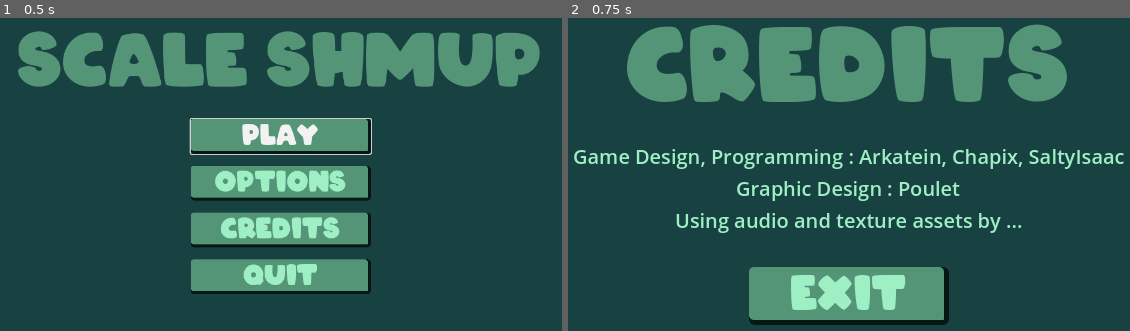
Above: before the commit, frames 1-2 (left to right).
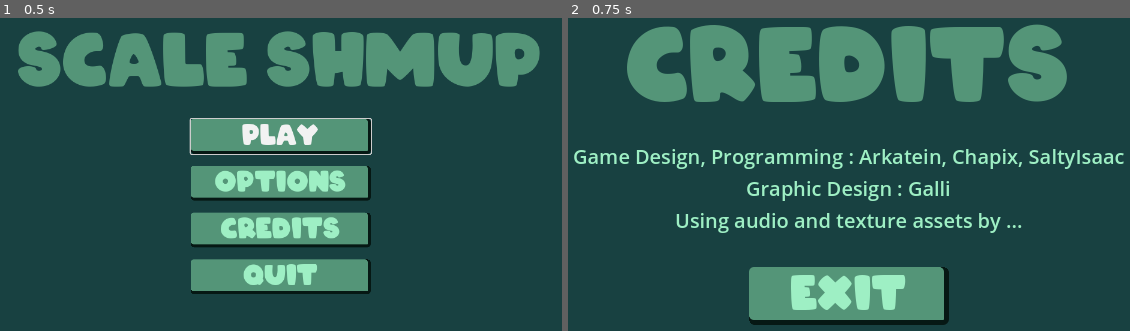
Above: after the commit, the same moments.

Repository: Isaac-SOL/ScaleShmup
Game: Godot game, scene res://scenes/menus/menu.tscn
The game is run twice, just before and just after one commit, with the same random seed, the same clock (stepped at 60 frames per second) and the same inputs.
Inputs:
- Up to frame 1 (0.5 s): no input
- Up to frame 2 (0.75 s): click "Credits" at 0.5 s

Frame 1 is identical in both runs. In frame 2, 1.1% of the frame differs, in the area x 30-70%, y 52-59%.

Commit message:
Adding cells objects

Diff:
--- /dev/null
+++ b/objects/cells/cell_1.tscn
@@ -0,0 +1,26 @@
+[gd_scene load_steps=4 format=3 uid="uid://cexumcv7w5yur"]
+
+[ext_resource type="PackedScene" uid="uid://dk1iyi3vx4sgj" path="res://objects/elements/atom_1.tscn" id="1_x15vk"]
+[ext_resource type="Texture2D" uid="uid://dxykijndfg3dv" path="res://assets/textures/cells/cellule_9.png" id="2_lu62j"]
+
+[sub_resource type="CapsuleShape2D" id="CapsuleShape2D_wrgdp"]
+radius = 55.959
+height = 208.038
+
+[node name="cell_1" instance=ExtResource("1_x15vk")]
+size = 16
+hp = 128
+
+[node name="Shadow" parent="." index="0"]
+scale = Vector2(6.225, 6.225)
+
+[node name="Sprite2D" parent="." index="1"]
+scale = Vector2(8, 8)
+texture = ExtResource("2_lu62j")
+
+[node name="CollisionShape2D" parent="." index="2"]
+position = Vector2(-1, -1)
+shape = SubResource("CapsuleShape2D_wrgdp")
+
+[node name="VisibleOnScreenNotifier2D" parent="." index="3"]
+scale = Vector2(14.16, 13.615)
--- /dev/null
+++ b/objects/cells/cell_10.tscn
@@ -0,0 +1,26 @@
+[gd_scene load_steps=4 format=3 uid="uid://dht01k5do7ua8"]
+
+[ext_resource type="PackedScene" uid="uid://dk1iyi3vx4sgj" path="res://objects/elements/atom_1.tscn" id="1_maepl"]
+[ext_resource type="Texture2D" uid="uid://b38o2ky0qyjkc" path="res://assets/textures/cells/cellule_8.png" id="2_2mxmh"]
+
+[sub_resource type="CircleShape2D" id="CircleShape2D_mglan"]
+radius = 203.002
+
+[node name="cell_10" instance=ExtResource("1_maepl")]
+size = 38
+hp = 275
+
+[node name="Shadow" parent="." index="0"]
+scale = Vector2(12.41, 12.41)
+
+[node name="Sprite2D" parent="." index="1"]
+position = Vector2(2, 7)
+scale = Vector2(14.5, 14.5)
+texture = ExtResource("2_2mxmh")
+
+[node name="CollisionShape2D" parent="." index="2"]
+rotation = 1.59227
+shape = SubResource("CircleShape2D_mglan")
+
+[node name="VisibleOnScreenNotifier2D" parent="." index="3"]
+scale = Vector2(26.235, 25.226)
--- /dev/null
+++ b/objects/cells/cell_11.tscn
@@ -0,0 +1,27 @@
+[gd_scene load_steps=4 format=3 uid="uid://dgrxxeqw174li"]
+
+[ext_resource type="PackedScene" uid="uid://dk1iyi3vx4sgj" path="res://objects/elements/atom_1.tscn" id="1_0n1xk"]
+[ext_resource type="Texture2D" uid="uid://kyf01qx0or6r" path="res://assets/textures/cells/cellule_11.png" id="2_6wkm4"]
+
+[sub_resource type="CapsuleShape2D" id="CapsuleShape2D_vjg5e"]
+radius = 138.94
+height = 432.197
+
+[node name="cell_11" instance=ExtResource("1_0n1xk")]
+size = 28
+hp = 225
+
+[node name="Shadow" parent="." index="0"]
+scale = Vector2(13.675, 13.675)
+
+[node name="Sprite2D" parent="." index="1"]
+scale = Vector2(12.5, 12.5)
+texture = ExtResource("2_6wkm4")
+
+[node name="CollisionShape2D" parent="." index="2"]
+position = Vector2(5, 7)
+rotation = 1.93659
+shape = SubResource("CapsuleShape2D_vjg5e")
+
+[node name="VisibleOnScreenNotifier2D" parent="." index="3"]
+scale = Vector2(27.405, 26.351)
--- /dev/null
+++ b/objects/cells/cell_2.tscn
@@ -0,0 +1,28 @@
+[gd_scene load_steps=4 format=3 uid="uid://bm5rnkt23gq5q"]
+
+[ext_resource type="PackedScene" uid="uid://dk1iyi3vx4sgj" path="res://objects/elements/atom_1.tscn" id="1_hhk04"]
+[ext_resource type="Texture2D" uid="uid://t1wlfcl76bir" path="res://assets/textures/cells/cellule_10.png" id="2_uuy7m"]
+
+[sub_resource type="CapsuleShape2D" id="CapsuleShape2D_yvpp6"]
+radius = 63.9806
+height = 179.841
+
+[node name="cell_2" instance=ExtResource("1_hhk04")]
+size = 16
+hp = 128
+
+[node name="Shadow" parent="." index="0"]
+scale = Vector2(5.615, 5.615)
+
+[node name="Sprite2D" parent="." index="1"]
+position = Vector2(-17, -6)
+scale = Vector2(8, 8)
+texture = ExtResource("2_uuy7m")
+
+[node name="CollisionShape2D" parent="." index="2"]
+position = Vector2(-1, -4)
+rotation = 3.14767
+shape = SubResource("CapsuleShape2D_yvpp6")
+
+[node name="VisibleOnScreenNotifier2D" parent="." index="3"]
+scale = Vector2(12.69, 12.202)
--- /dev/null
+++ b/objects/cells/cell_3.tscn
@@ -0,0 +1,25 @@
+[gd_scene load_steps=4 format=3 uid="uid://bak8eh7jscmsd"]
+
+[ext_resource type="PackedScene" uid="uid://dk1iyi3vx4sgj" path="res://objects/elements/atom_1.tscn" id="1_p2pvj"]
+[ext_resource type="Texture2D" uid="uid://bdo2mc0i7hreu" path="res://assets/textures/cells/cellule_1.png" id="2_cbve7"]
+
+[sub_resource type="CircleShape2D" id="CircleShape2D_q7bsp"]
+radius = 149.121
+
+[node name="cell_3" instance=ExtResource("1_p2pvj")]
+size = 24
+hp = 200
+
+[node name="Shadow" parent="." index="0"]
+scale = Vector2(12.275, 12.275)
+
+[node name="Sprite2D" parent="." index="1"]
+position = Vector2(-15, -6)
+scale = Vector2(12, 12)
+texture = ExtResource("2_cbve7")
+
+[node name="CollisionShape2D" parent="." index="2"]
+shape = SubResource("CircleShape2D_q7bsp")
+
+[node name="VisibleOnScreenNotifier2D" parent="." index="3"]
+scale = Vector2(23.725, 22.812)
--- /dev/null
+++ b/objects/cells/cell_4.tscn
@@ -0,0 +1,36 @@
+[gd_scene load_steps=5 format=3 uid="uid://6dwiaffkixg0"]
+
+[ext_resource type="PackedScene" uid="uid://dk1iyi3vx4sgj" path="res://objects/elements/atom_1.tscn" id="1_dmi53"]
+[ext_resource type="Texture2D" uid="uid://dn0lfbhhe5tdv" path="res://assets/textures/cells/cellule_2.png" id="2_a3tmu"]
+
+[sub_resource type="CapsuleShape2D" id="CapsuleShape2D_huukg"]
+radius = 68.9437
+height = 241.997
+
+[sub_resource type="CapsuleShape2D" id="CapsuleShape2D_t48t6"]
+radius = 53.0332
+height = 106.066
+
+[node name="cell_4" instance=ExtResource("1_dmi53")]
+size = 24
+hp = 200
+
+[node name="Shadow" parent="." index="0"]
+scale = Vector2(9.29, 9.29)
+
+[node name="Sprite2D" parent="." index="1"]
+position = Vector2(-2, -13)
+scale = Vector2(12, 12)
+texture = ExtResource("2_a3tmu")
+
+[node name="CollisionShape2D" parent="." index="2"]
+position = Vector2(1, 20)
+shape = SubResource("CapsuleShape2D_huukg")
+
+[node name="CollisionShape2D2" type="CollisionShape2D" parent="." index="3"]
+position = Vector2(-27, -77)
+rotation = 3.12918
+shape = SubResource("CapsuleShape2D_t48t6")
+
+[node name="VisibleOnScreenNotifier2D" parent="." index="4"]
+scale = Vector2(18.535, 17.822)
--- /dev/null
+++ b/objects/cells/cell_5.tscn
@@ -0,0 +1,28 @@
+[gd_scene load_steps=4 format=3 uid="uid://c044wjyytvawy"]
+
+[ext_resource type="PackedScene" uid="uid://dk1iyi3vx4sgj" path="res://objects/elements/atom_1.tscn" id="1_ha0na"]
+[ext_resource type="Texture2D" uid="uid://n80gntx4ojwb" path="res://assets/textures/cells/cellule_3.png" id="2_lbncg"]
+
+[sub_resource type="CapsuleShape2D" id="CapsuleShape2D_lqo3w"]
+radius = 116.978
+height = 307.996
+
+[node name="cell_5" instance=ExtResource("1_ha0na")]
+size = 24
+hp = 200
+
+[node name="Shadow" parent="." index="0"]
+scale = Vector2(9.11, 9.11)
+
+[node name="Sprite2D" parent="." index="1"]
+position = Vector2(-14, 0)
+scale = Vector2(12, 12)
+texture = ExtResource("2_lbncg")
+
+[node name="CollisionShape2D" parent="." index="2"]
+position = Vector2(-1, -6)
+rotation = 1.767
+shape = SubResource("CapsuleShape2D_lqo3w")
+
+[node name="VisibleOnScreenNotifier2D" parent="." index="3"]
+scale = Vector2(20.16, 19.385)
--- /dev/null
+++ b/objects/cells/cell_6.tscn
@@ -0,0 +1,27 @@
+[gd_scene load_steps=4 format=3 uid="uid://dcq1dsfnl3aaj"]
+
+[ext_resource type="PackedScene" uid="uid://dk1iyi3vx4sgj" path="res://objects/elements/atom_1.tscn" id="1_7u4ka"]
+[ext_resource type="Texture2D" uid="uid://dpfg2xulnmow7" path="res://assets/textures/cells/cellule_4.png" id="2_mp2if"]
+
+[sub_resource type="CapsuleShape2D" id="CapsuleShape2D_qsx3n"]
+radius = 91.1343
+height = 293.127
+
+[node name="cell_6" instance=ExtResource("1_7u4ka")]
+size = 24
+hp = 200
+
+[node name="Shadow" parent="." index="0"]
+scale = Vector2(9.03, 9.03)
+
+[node name="Sprite2D" parent="." index="1"]
+position = Vector2(1, -4)
+scale = Vector2(12, 12)
+texture = ExtResource("2_mp2if")
+
+[node name="CollisionShape2D" parent="." index="2"]
+rotation = 1.90908
+shape = SubResource("CapsuleShape2D_qsx3n")
+
+[node name="VisibleOnScreenNotifier2D" parent="." index="3"]
+scale = Vector2(19.06, 18.327)
--- /dev/null
+++ b/objects/cells/cell_7.tscn
@@ -0,0 +1,24 @@
+[gd_scene load_steps=4 format=3 uid="uid://xyb0n6bbr31e"]
+
+[ext_resource type="PackedScene" uid="uid://dk1iyi3vx4sgj" path="res://objects/elements/atom_1.tscn" id="1_1l81t"]
+[ext_resource type="Texture2D" uid="uid://bdkclqwrgc5x5" path="res://assets/textures/cells/cellule_5.png" id="2_thngm"]
+
+[sub_resource type="CircleShape2D" id="CircleShape2D_6b816"]
+radius = 153.209
+
+[node name="cell_7" instance=ExtResource("1_1l81t")]
+size = 32
+hp = 250
+
+[node name="Shadow" parent="." index="0"]
+scale = Vector2(9.55, 9.55)
+
+[node name="Sprite2D" parent="." index="1"]
+scale = Vector2(14, 14)
+texture = ExtResource("2_thngm")
+
+[node name="CollisionShape2D" parent="." index="2"]
+shape = SubResource("CircleShape2D_6b816")
+
+[node name="VisibleOnScreenNotifier2D" parent="." index="3"]
+scale = Vector2(19.735, 18.976)
--- /dev/null
+++ b/objects/cells/cell_8.tscn
@@ -0,0 +1,26 @@
+[gd_scene load_steps=4 format=3 uid="uid://bq8kredyq0xsk"]
+
+[ext_resource type="PackedScene" uid="uid://dk1iyi3vx4sgj" path="res://objects/elements/atom_1.tscn" id="1_huklv"]
+[ext_resource type="Texture2D" uid="uid://cq2yn64hthkpc" path="res://assets/textures/cells/cellule_6.png" id="2_5vkvh"]
+
+[sub_resource type="CapsuleShape2D" id="CapsuleShape2D_r1pqx"]
+radius = 128.172
+height = 349.517
+
+[node name="cell_8" instance=ExtResource("1_huklv")]
+size = 32
+
+[node name="Shadow" parent="." index="0"]
+scale = Vector2(10.2, 10.2)
+
+[node name="Sprite2D" parent="." index="1"]
+scale = Vector2(14, 14)
+texture = ExtResource("2_5vkvh")
+
+[node name="CollisionShape2D" parent="." index="2"]
+position = Vector2(2, 0)
+rotation = 2.99154
+shape = SubResource("CapsuleShape2D_r1pqx")
+
+[node name="VisibleOnScreenNotifier2D" parent="." index="3"]
+scale = Vector2(21.815, 20.976)
--- /dev/null
+++ b/objects/cells/cell_9.tscn
@@ -0,0 +1,26 @@
+[gd_scene load_steps=4 format=3 uid="uid://7c75qi6ihe64"]
+
+[ext_resource type="PackedScene" uid="uid://dk1iyi3vx4sgj" path="res://objects/elements/atom_1.tscn" id="1_t1uao"]
+[ext_resource type="Texture2D" uid="uid://cuyle87gicq4s" path="res://assets/textures/cells/cellule_7.png" id="2_odctc"]
+
+[sub_resource type="CircleShape2D" id="CircleShape2D_qo7hl"]
+radius = 184.003
+
+[node name="cell_9" instance=ExtResource("1_t1uao")]
+size = 38
+hp = 275
+
+[node name="Shadow" parent="." index="0"]
+scale = Vector2(10.7, 10.7)
+
+[node name="Sprite2D" parent="." index="1"]
+position = Vector2(-10, 0)
+scale = Vector2(14.5, 14.5)
+texture = ExtResource("2_odctc")
+
+[node name="CollisionShape2D" parent="." index="2"]
+rotation = 1.57108
+shape = SubResource("CircleShape2D_qo7hl")
+
+[node name="VisibleOnScreenNotifier2D" parent="." index="3"]
+scale = Vector2(21.93, 21.087)
--- a/objects/elements/atom_1.tscn
+++ b/objects/elements/atom_1.tscn
@@ -15,8 +15,8 @@
 fill_to = Vector2(0.5, 0)
 
 [sub_resource type="CapsuleShape2D" id="CapsuleShape2D_fdnrd"]
-radius = 16.0
-height = 43.9994
+radius = 12.649
+height = 46.8155
 
 [node name="Atom" type="Area2D"]
 collision_layer = 4
@@ -37,7 +37,7 @@
 
 [node name="CollisionShape2D" type="CollisionShape2D" parent="."]
 position = Vector2(-1, 1)
-rotation = 1.57584
+rotation = 1.87151
 shape = SubResource("CapsuleShape2D_fdnrd")
 
 [node name="VisibleOnScreenNotifier2D" type="VisibleOnScreenNotifier2D" parent="."]
--- a/objects/elements/molecule_1.tscn
+++ b/objects/elements/molecule_1.tscn
@@ -6,7 +6,7 @@
 [sub_resource type="CircleShape2D" id="CircleShape2D_svt6e"]
 radius = 9.0
 
-[node name="Molecule" instance=ExtResource("1_3ho76")]
+[node name="Molecule2" instance=ExtResource("1_3ho76")]
 size = 3
 hp = 24
 
--- a/objects/elements/molecule_2.tscn
+++ b/objects/elements/molecule_2.tscn
@@ -3,7 +3,7 @@
 [ext_resource type="PackedScene" uid="uid://gpfmxd2mfrkn" path="res://objects/elements/molecule_1.tscn" id="1_4hv71"]
 [ext_resource type="Texture2D" uid="uid://bhsvn7l0jujj1" path="res://assets/textures/elements/sprite_molecule_5.png" id="2_sier2"]
 
-[node name="Molecule" instance=ExtResource("1_4hv71")]
+[node name="Molecule2" instance=ExtResource("1_4hv71")]
 
 [node name="Sprite2D" parent="." index="1"]
 position = Vector2(0, 0)
@@ -12,6 +12,7 @@
 
 [node name="CollisionShape2D" parent="." index="2"]
 position = Vector2(0, -12)
+rotation = 1.5708
 
 [node name="CollisionShape2D2" parent="." index="3"]
 position = Vector2(-19, 9)
--- a/objects/elements/molecule_6.tscn
+++ b/objects/elements/molecule_6.tscn
@@ -16,8 +16,8 @@
 height = 123.253
 
 [node name="molecule_6" instance=ExtResource("1_xl7cn")]
-size = 8
-hp = 64
+size = 6
+hp = 48
 
 [node name="Shadow" parent="." index="0"]
 scale = Vector2(6.435, 6.435)
--- a/objects/elements/molecule_8.tscn
+++ b/objects/elements/molecule_8.tscn
@@ -16,6 +16,8 @@
 height = 66.2515
 
 [node name="molecule_8" instance=ExtResource("1_xj0lx")]
+size = 8
+hp = 64
 
 [node name="Shadow" parent="." index="0"]
 scale = Vector2(6.1, 6.1)
--- /dev/null
+++ b/objects/elements/molecule_9.tscn
@@ -0,0 +1,36 @@
+[gd_scene load_steps=5 format=3 uid="uid://mqa1crc6dmom"]
+
+[ext_resource type="PackedScene" uid="uid://dk1iyi3vx4sgj" path="res://objects/elements/atom_1.tscn" id="1_2s4xh"]
+[ext_resource type="Texture2D" uid="uid://cyx5qbttv5yuh" path="res://assets/textures/elements/molecule_9.png" id="2_ugdld"]
+
+[sub_resource type="CapsuleShape2D" id="CapsuleShape2D_otr2h"]
+radius = 11.3877
+height = 53.8141
+
+[sub_resource type="CapsuleShape2D" id="CapsuleShape2D_5if7h"]
+radius = 10.0481
+height = 32.2183
+
+[node name="molecule_9" instance=ExtResource("1_2s4xh")]
+size = 3
+hp = 24
+
+[node name="Shadow" parent="." index="0"]
+scale = Vector2(1.82, 1.82)
+
+[node name="Sprite2D" parent="." index="1"]
+scale = Vector2(3, 3)
+texture = ExtResource("2_ugdld")
+
+[node name="CollisionShape2D" parent="." index="2"]
+position = Vector2(-8, -1)
+rotation = 0.536197
+shape = SubResource("CapsuleShape2D_otr2h")
+
+[node name="CollisionShape2D2" type="CollisionShape2D" parent="." index="3"]
+position = Vector2(15, 1)
+rotation = 1.65146
+shape = SubResource("CapsuleShape2D_5if7h")
+
+[node name="VisibleOnScreenNotifier2D" parent="." index="4"]
+scale = Vector2(4.25, 4.087)
--- a/scenes/menus/credits.tscn
+++ b/scenes/menus/credits.tscn
@@ -94,7 +94,7 @@
 size_flags_horizontal = 0
 theme = ExtResource("2_l8yri")
 theme_override_colors/font_color = Color(0.619608, 0.937255, 0.768627, 1)
-text = "Graphic Design : Poulet"
+text = "Graphic Design : Galli"
 horizontal_alignment = 1
 autowrap_mode = 3
 
--- a/scenes/menus/victory_screen.tscn
+++ b/scenes/menus/victory_screen.tscn
@@ -1,9 +1,8 @@
-[gd_scene load_steps=13 format=3 uid="uid://72qg1qjaa2jj"]
+[gd_scene load_steps=12 format=3 uid="uid://72qg1qjaa2jj"]
 
-[ext_resource type="FontFile" uid="uid://5fimeku4rxm8" path="res://assets/fonts/staypuft/StayPuft.ttf" id="1_l2iax"]
 [ext_resource type="Script" path="res://scripts/menus/victory_screen.gd" id="1_qp7ta"]
+[ext_resource type="FontFile" uid="uid://bttgrhv6x14xj" path="res://assets/fonts/arco/ARCO.ttf" id="2_rkirt"]
 [ext_resource type="Theme" uid="uid://t6cgffi5rwf8" path="res://assets/fonts/credits_theme.tres" id="3_awuw4"]
-[ext_resource type="FontFile" uid="uid://yybrduxftfy8" path="res://assets/fonts/seventeen-deon/seventeen_Déon.ttf" id="4_krsok"]
 [ext_resource type="StyleBox" uid="uid://cln15kpjcsiss" path="res://imports/style_box_normal.tres" id="4_uib5y"]
 [ext_resource type="StyleBox" uid="uid://ddmyelf7ggrso" path="res://imports/style_box_hover.tres" id="5_bfd5a"]
 [ext_resource type="StyleBox" uid="uid://b3p1lms34esoy" path="res://imports/style_box_click.tres" id="6_ox604"]
@@ -12,19 +11,19 @@
 default_font_size = 75
 
 [sub_resource type="Theme" id="Theme_00c1f"]
-default_font = ExtResource("1_l2iax")
+default_font = ExtResource("2_rkirt")
 default_font_size = 50
 
 [sub_resource type="Theme" id="Theme_1s3oo"]
-default_font = ExtResource("1_l2iax")
-default_font_size = 35
+default_font = ExtResource("2_rkirt")
+default_font_size = 25
 
 [sub_resource type="Theme" id="Theme_sndue"]
-default_font = ExtResource("1_l2iax")
+default_font = ExtResource("2_rkirt")
 default_font_size = 30
 
 [sub_resource type="Theme" id="Theme_kjmy1"]
-default_font = ExtResource("4_krsok")
+default_font = ExtResource("2_rkirt")
 default_font_size = 30
 
 [node name="victory_screen" type="Control"]
@@ -43,7 +42,7 @@
 anchor_bottom = 1.0
 grow_horizontal = 2
 grow_vertical = 2
-color = Color(0.129412, 0.0588235, 0.0117647, 1)
+color = Color(0.0941176, 0.254902, 0.254902, 1)
 
 [node name="MarginContainer" type="MarginContainer" parent="."]
 layout_mode = 1
@@ -67,7 +66,7 @@
 layout_mode = 2
 size_flags_horizontal = 4
 theme = SubResource("Theme_00c1f")
-theme_override_colors/font_color = Color(0.992157, 0.509804, 0.32549, 1)
+theme_override_colors/font_color = Color(0.329412, 0.584314, 0.470588, 1)
 text = "Congratulations!"
 horizontal_alignment = 1
 
@@ -78,15 +77,15 @@
 layout_mode = 2
 size_flags_horizontal = 4
 theme = SubResource("Theme_1s3oo")
-theme_override_colors/font_color = Color(0.992157, 0.509804, 0.32549, 1)
-text = "You have banished the ghost in "
+theme_override_colors/font_color = Color(0.329412, 0.584314, 0.470588, 1)
+text = "You have finished the game in "
 horizontal_alignment = 1
 
 [node name="Label2" type="Label" parent="MarginContainer/VBoxContainer2/HBoxContainer/VBoxContainer"]
 layout_mode = 2
 size_flags_horizontal = 4
 theme = SubResource("Theme_1s3oo")
-theme_override_colors/font_color = Color(0.992157, 0.509804, 0.32549, 1)
+theme_override_colors/font_color = Color(0.329412, 0.584314, 0.470588, 1)
 horizontal_alignment = 1
 
 [node name="VBoxContainer" type="VBoxContainer" parent="MarginContainer/VBoxContainer2"]
@@ -105,7 +104,7 @@
 layout_mode = 2
 size_flags_horizontal = 4
 theme = SubResource("Theme_sndue")
-theme_override_colors/font_color = Color(0.992157, 0.509804, 0.32549, 1)
+theme_override_colors/font_color = Color(0.329412, 0.584314, 0.470588, 1)
 text = "Credits :"
 
 [node name="VBoxContainer" type="VBoxContainer" parent="MarginContainer/VBoxContainer2/VBoxContainer"]
@@ -118,8 +117,8 @@
 layout_mode = 2
 size_flags_horizontal = 0
 theme = ExtResource("3_awuw4")
-theme_override_colors/font_color = Color(0.945098, 0.835294, 0.729412, 1)
-text = "Game Design, Programming : Arkatein, SaltyIsaac"
+theme_override_colors/font_color = Color(0.619608, 0.937255, 0.768627, 1)
+text = "Game Design, Programming : Arkatein, Chapix, SaltyIsaac"
 horizontal_alignment = 1
 autowrap_mode = 3
 
@@ -128,8 +127,8 @@
 layout_mode = 2
 size_flags_horizontal = 0
 theme = ExtResource("3_awuw4")
-theme_override_colors/font_color = Color(0.945098, 0.835294, 0.729412, 1)
-text = "3D Modeling : Arkatein"
+theme_override_colors/font_color = Color(0.619608, 0.937255, 0.768627, 1)
+text = "Graphic Design : Galli"
 horizontal_alignment = 1
 autowrap_mode = 3
 
@@ -138,8 +137,8 @@
 layout_mode = 2
 size_flags_horizontal = 0
 theme = ExtResource("3_awuw4")
-theme_override_colors/font_color = Color(0.945098, 0.835294, 0.729412, 1)
-text = "Using audio and texture assets by Kenney"
+theme_override_colors/font_color = Color(0.619608, 0.937255, 0.768627, 1)
+text = "Using audio and texture assets by ..."
 horizontal_alignment = 1
 autowrap_mode = 3
 
@@ -158,7 +157,7 @@
 layout_mode = 2
 size_flags_vertical = 4
 theme = SubResource("Theme_kjmy1")
-theme_override_colors/font_color = Color(1, 0.92549, 0.815686, 1)
+theme_override_colors/font_color = Color(0.619608, 0.937255, 0.768627, 1)
 theme_override_styles/normal = ExtResource("4_uib5y")
 theme_override_styles/hover = ExtResource("5_bfd5a")
 theme_override_styles/pressed = ExtResource("6_ox604")
Binary file added: assets/textures/animals/humain_1.png
Not shown, added: assets/textures/animals/humain_1.png.import
Binary file added: assets/textures/animals/humain_2.png
Not shown, added: assets/textures/animals/humain_2.png.import
Binary file added: assets/textures/animals/pinpin_3.png
Not shown, added: assets/textures/animals/pinpin_3.png.import
Binary file added: assets/textures/cells/cellule_1.png
Not shown, added: assets/textures/cells/cellule_1.png.import
Binary file added: assets/textures/cells/cellule_10.png
Not shown, added: assets/textures/cells/cellule_10.png.import
Binary file added: assets/textures/cells/cellule_11.png
Not shown, added: assets/textures/cells/cellule_11.png.import
(and 36 more such lines)
